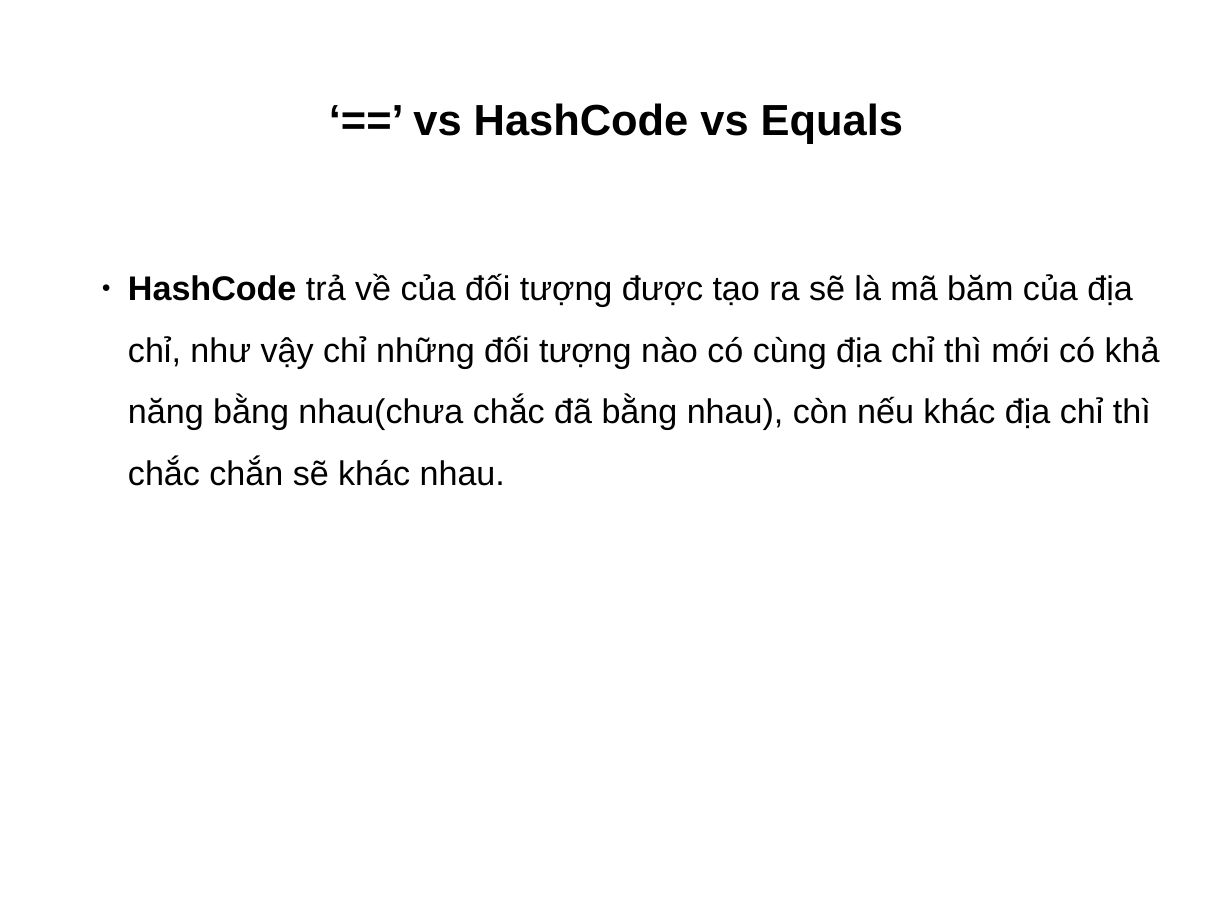
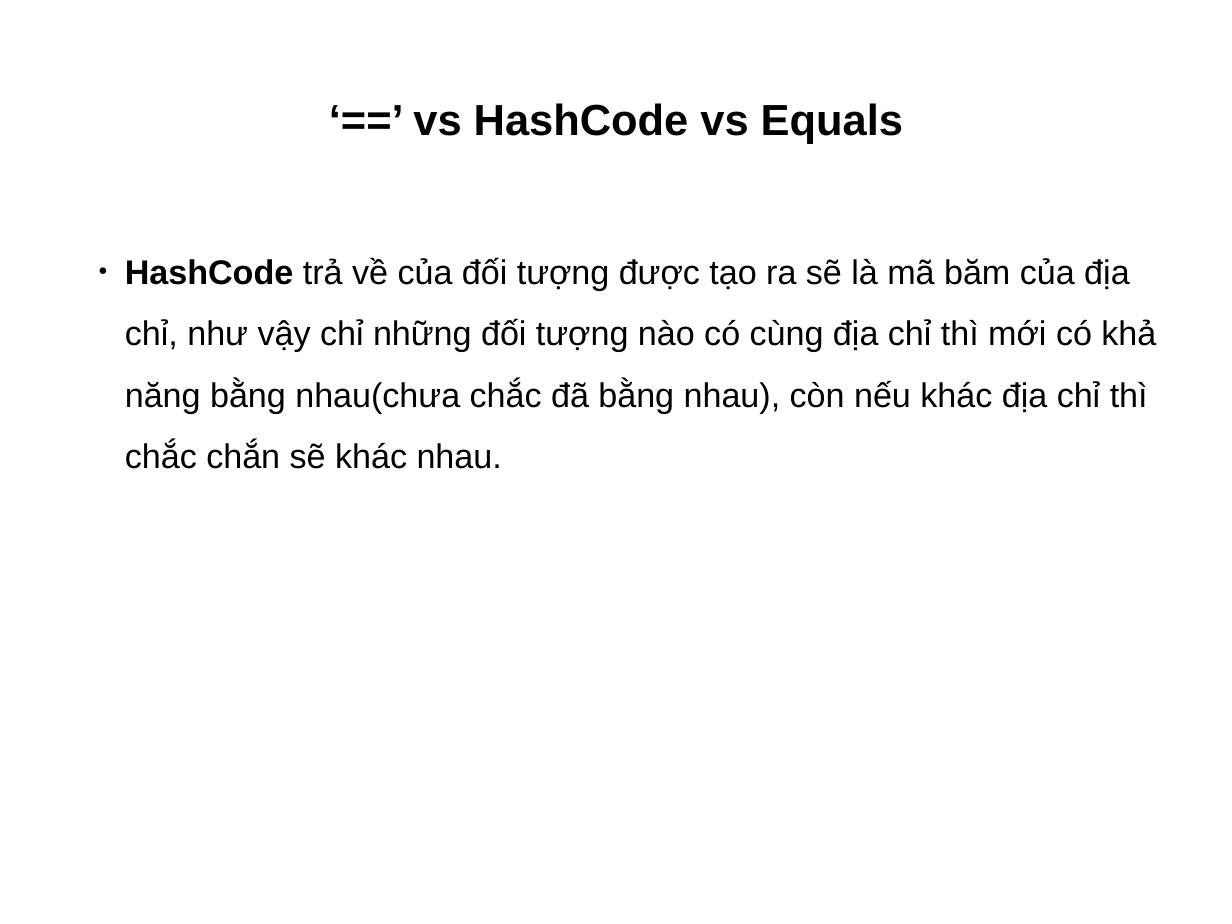
Before and after one commit to truongphan/documents, a slide deck: slide 8 of JavaCore.pptx (slide 7 before the commit). Drawn at 1232x924 pixels with LibreOffice and Linux fonts; fonts in the diff are those of the drawing. Boxes give left, top, right and bottom in pixels: in the first picture for what was removed or moved away, otherwise in the second. Text is boxed around its words. In the diff, an @@ line names an element or a change of style, - is before the commit and + after.

```diff
--- a/JavaCore.pptx
+++ b/JavaCore.pptx
@@ text "HashCode trả về của đối ...": place and size @@
-text "HashCode trả về của đối ..." at (128,273,1160,486)
+text "HashCode trả về của đối ..." at (125,257,1156,469)
```
Also in this commit, not shown: 1 other slide changed, 2 slides added, 7 slides removed, 3 other files.
